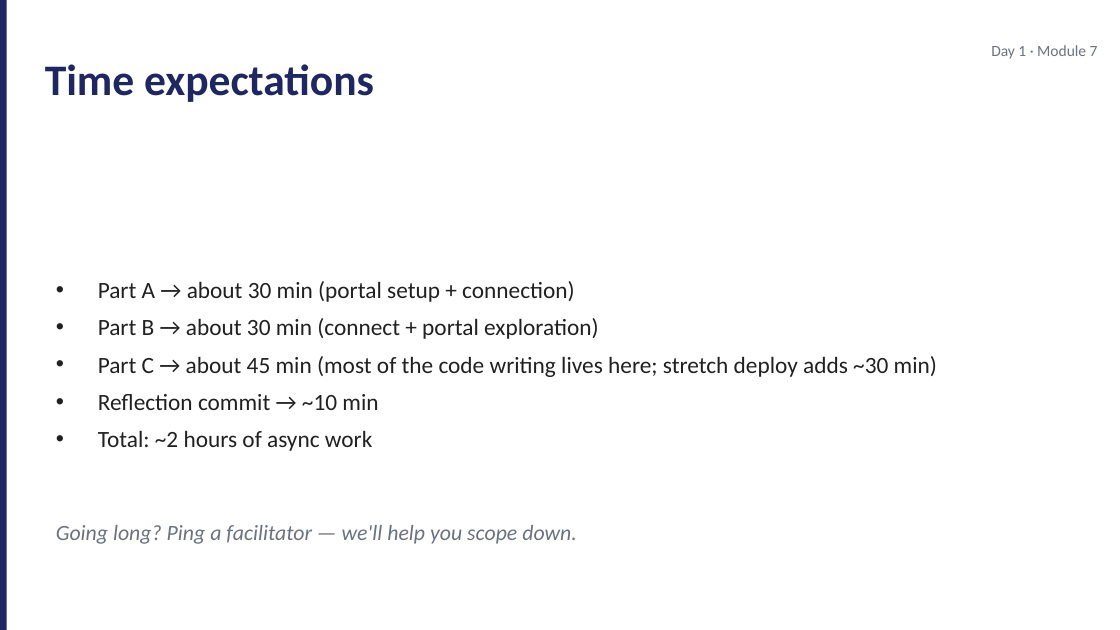
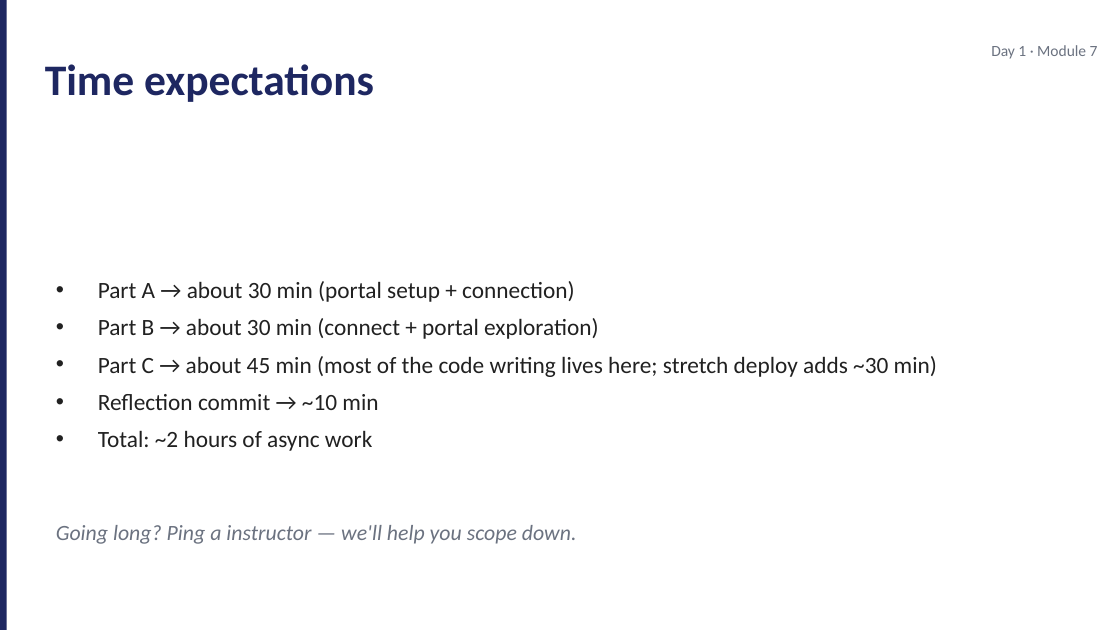
Before and after one commit to JimPiquant/Building-AI-Apps-and-Agents, a slide deck: slide 8 of decks/day1/module-7-lab-kickoff.pptx. Drawn at 1120x630 pixels with LibreOffice and Linux fonts; fonts in the diff are those of the drawing. Boxes give left, top, right and bottom in pixels: in the first picture for what was removed or moved away, otherwise in the second. Text is boxed around its words. In the diff, an @@ line names an element or a change of style, - is before the commit and + after.

```diff
--- a/decks/day1/module-7-lab-kickoff.pptx
+++ b/decks/day1/module-7-lab-kickoff.pptx
@@ text at [56,525,577,544]: text changed @@
-Going long? Ping a facilitator — we'll help you scope down.
+Going long? Ping a instructor — we'll help you scope down.
```
Also in this commit, not shown: 1 other slide changed, 28 other files.
